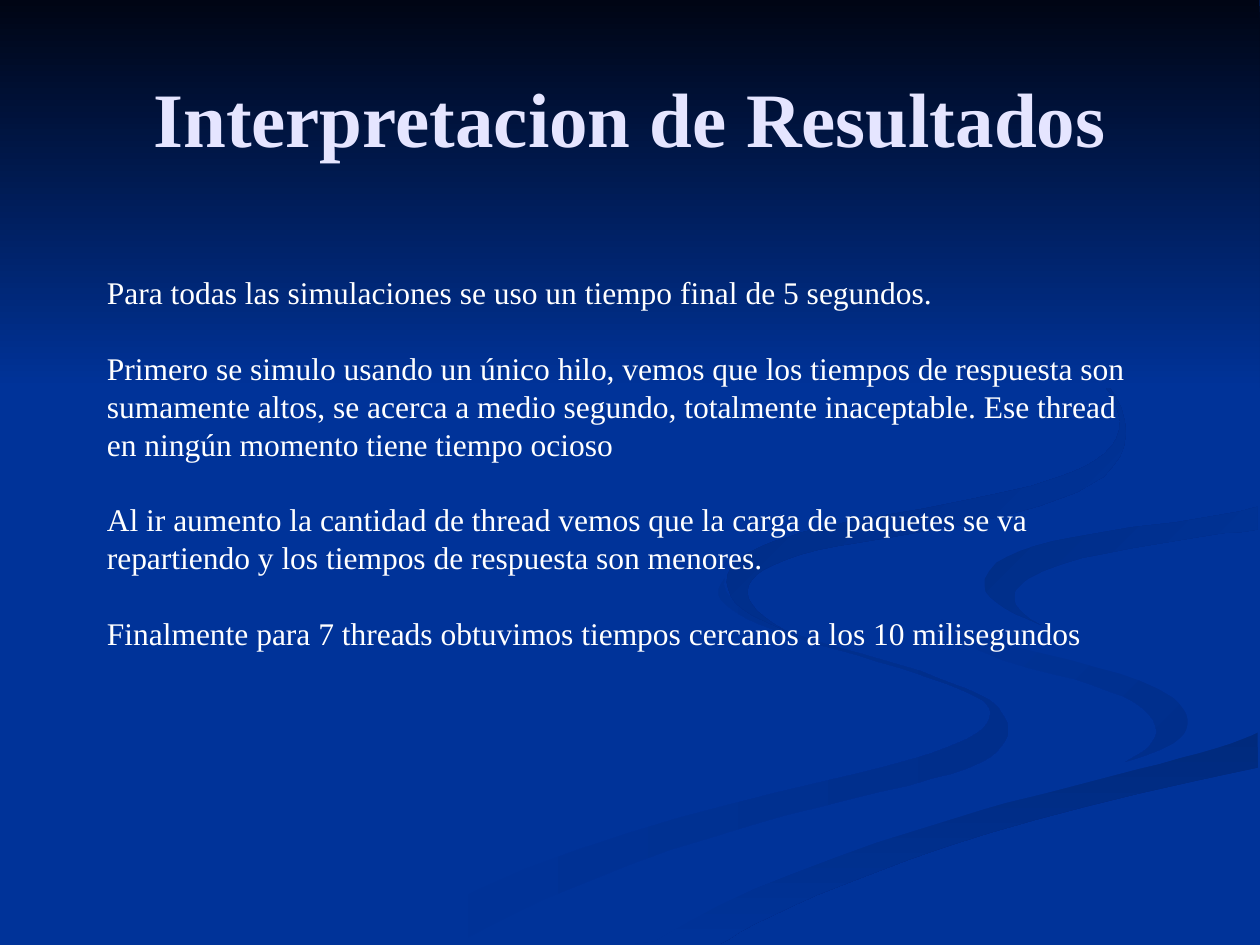
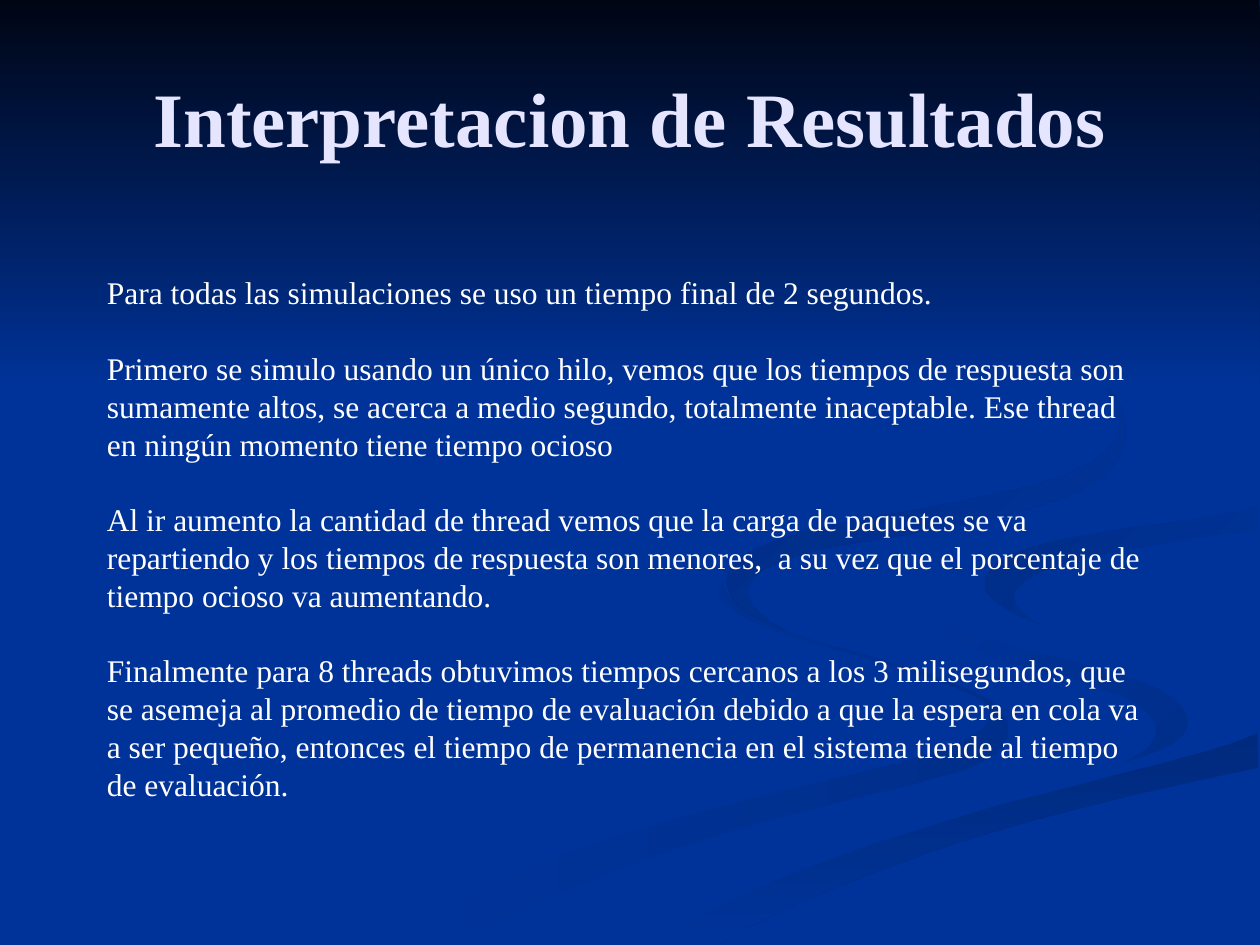
Before and after one commit to tomasdepi/simulacion-AnalizadorPaquetes, a slide deck: slide 13 of Presentacion.ppt (slide 12 before the commit). Drawn at 1260x945 pixels with LibreOffice and Linux fonts; fonts in the diff are those of the drawing. Boxes give left, top, right and bottom in pixels: in the first picture for what was removed or moved away, otherwise in the second. Text is boxed around its words. In the diff, an @@ line names an element or a change of style, - is before the commit and + after.

```diff
--- a/Presentacion.ppt
+++ b/Presentacion.ppt
@@ freeform shape at (0,0,1260,388): outline redrawn @@
@@ text at (107,282,932,311): text changed @@
-Para todas las simulaciones se uso un tiempo final de 5 segundos.
+Para todas las simulaciones se uso un tiempo final de 2 segundos.
@@ text at (107,509,1140,797): text changed @@
-Al ir aumento la cantidad de thread vemos que la carga de paquetes se va repartiendo y los tiempos de respuesta son menores.
-Finalmente para 7 threads obtuvimos tiempos cercanos a los 10 milisegundos
+Al ir aumento la cantidad de thread vemos que la carga de paquetes se va repartiendo y los tiempos de respuesta son menores, a su vez que el porcentaje de tiempo ocioso va aumentando.
+Finalmente para 8 threads obtuvimos tiempos cercanos a los 3 milisegundos, que se asemeja al promedio de tiempo de evaluación debido a que la espera en cola va a ser pequeño, entonces el tiempo de permanencia en el sistema tiende al tiempo de evaluación.
@@ freeform shape at (601,488,1259,944): outline redrawn @@
```
Also in this commit, not shown: 10 other slides changed, 3 slides added, 2 slides removed.
